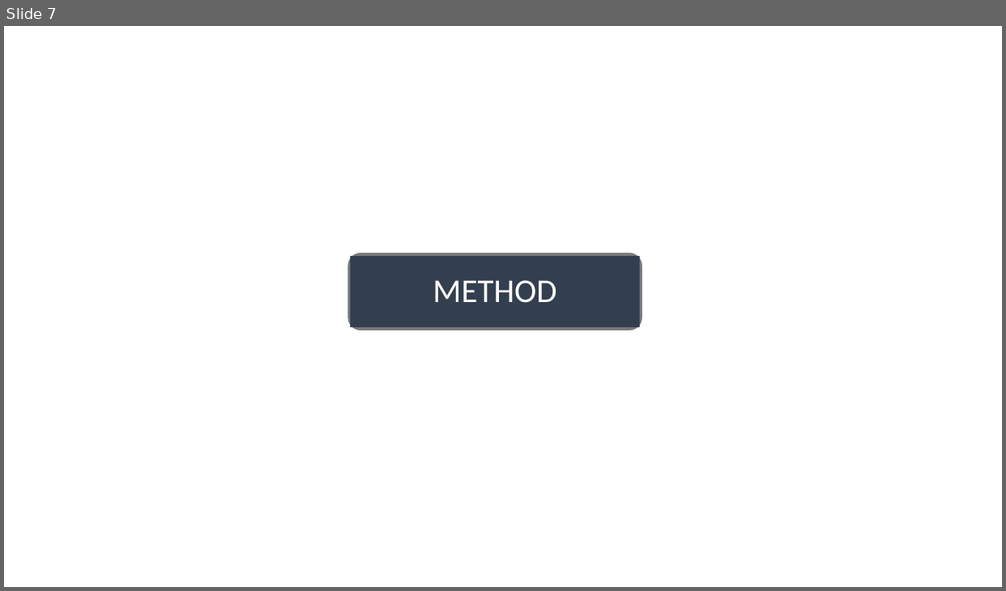
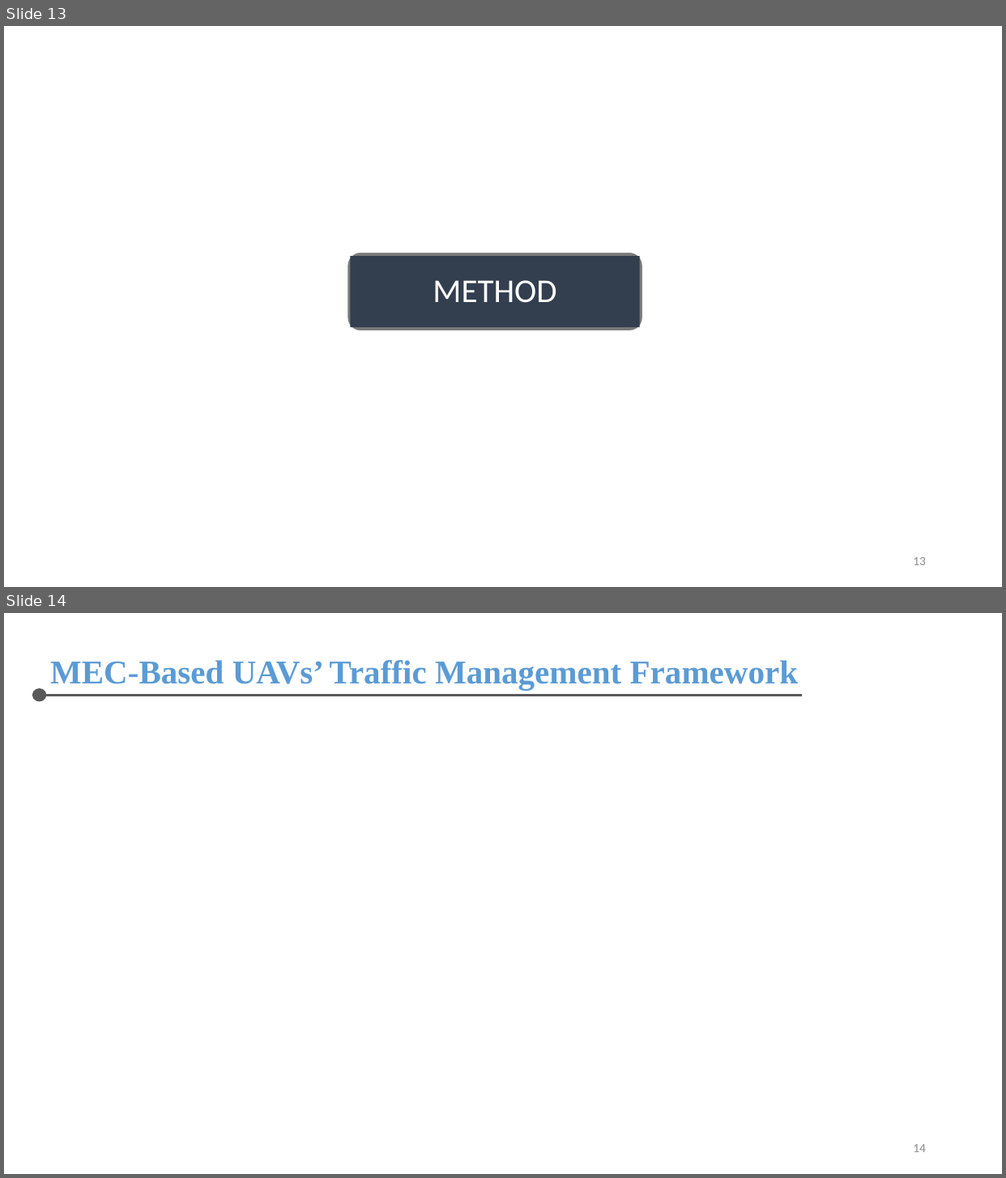
Before and after one commit to chris-nthu/communication, a slide deck: wireless_network/PaperReading/Report.pptx. Shown one above the other, each under a label of ours: slide 7 before the commit, slides 13 and 14 after it. The pictures are 1006x591 and 1006x1178 pixels, drawn with LibreOffice and Linux fonts; fonts in the diff are those of the drawing. Boxes give left, top, right and bottom in pixels: in the first picture for what was removed or moved away, otherwise in the second. Text is boxed around its words. In the diff, an @@ line names an element or a change of style, - is before the commit and + after.

```diff
--- a/wireless_network/PaperReading/Report.pptx
+++ b/wireless_network/PaperReading/Report.pptx
@@ slide 14 added at (4,613,1002,1174), background #FFFFFF @@
@@ text added at (50,660,798,690), 32 pt, text #5B9BD5, bold @@
+MEC-Based UAVs’ Traffic Management Framework
@@ ellipse added at (32,688,47,702), fill #595959 @@
@@ line added from (47, 696) to (802, 696), #595959 2 pt @@
@@ page number added at (913,1144,926,1152), 12 pt, text #8C8C8C @@
+14
@@ what was slide 7 is now slide 13 @@
@@ slide 13 changed as well @@
@@ page number added at (913,557,926,565), 12 pt, text #8C8C8C @@
+13
```
Also in this commit, not shown: 7 other slides changed, 8 other slides added, 3 slides removed, 1 other file.
